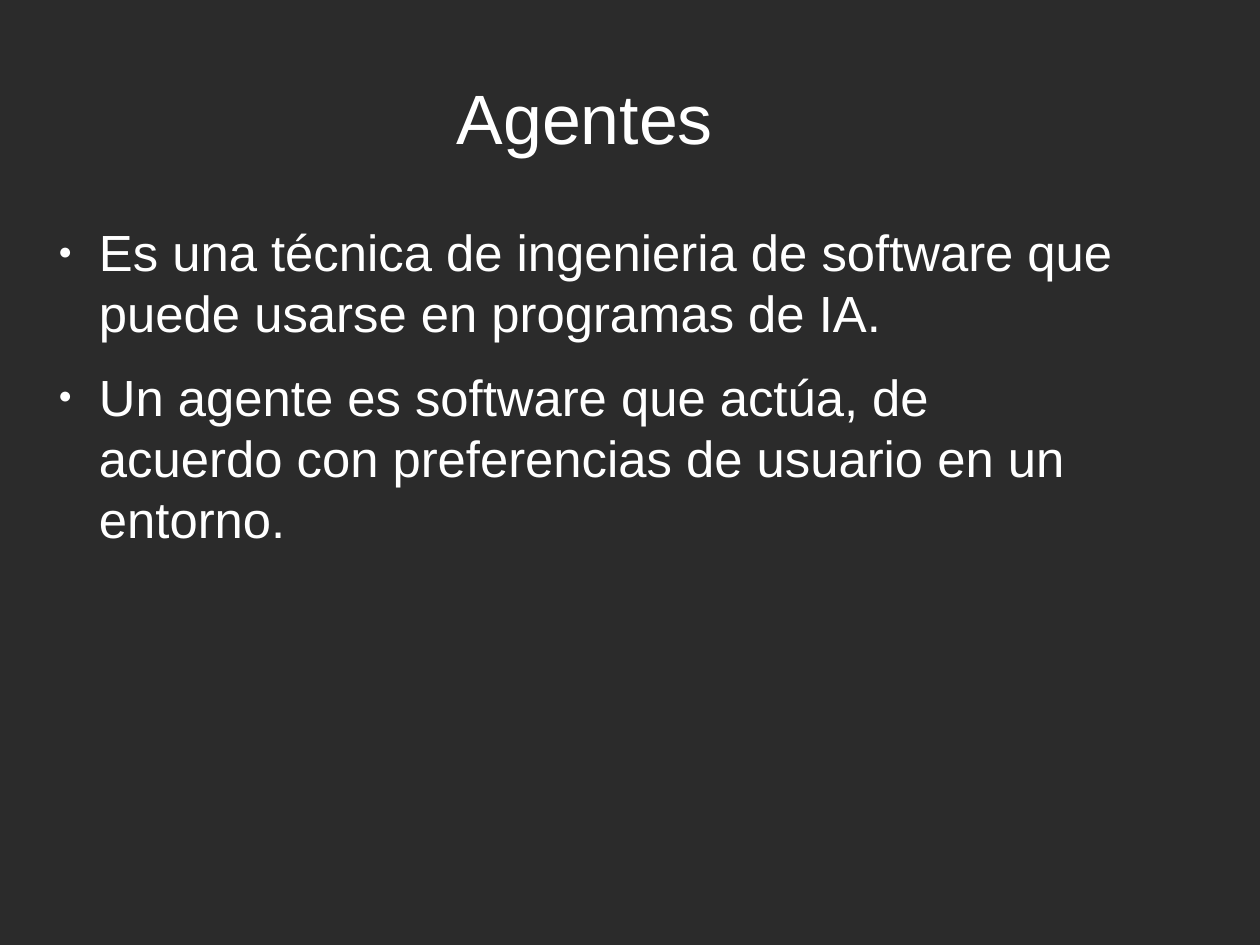
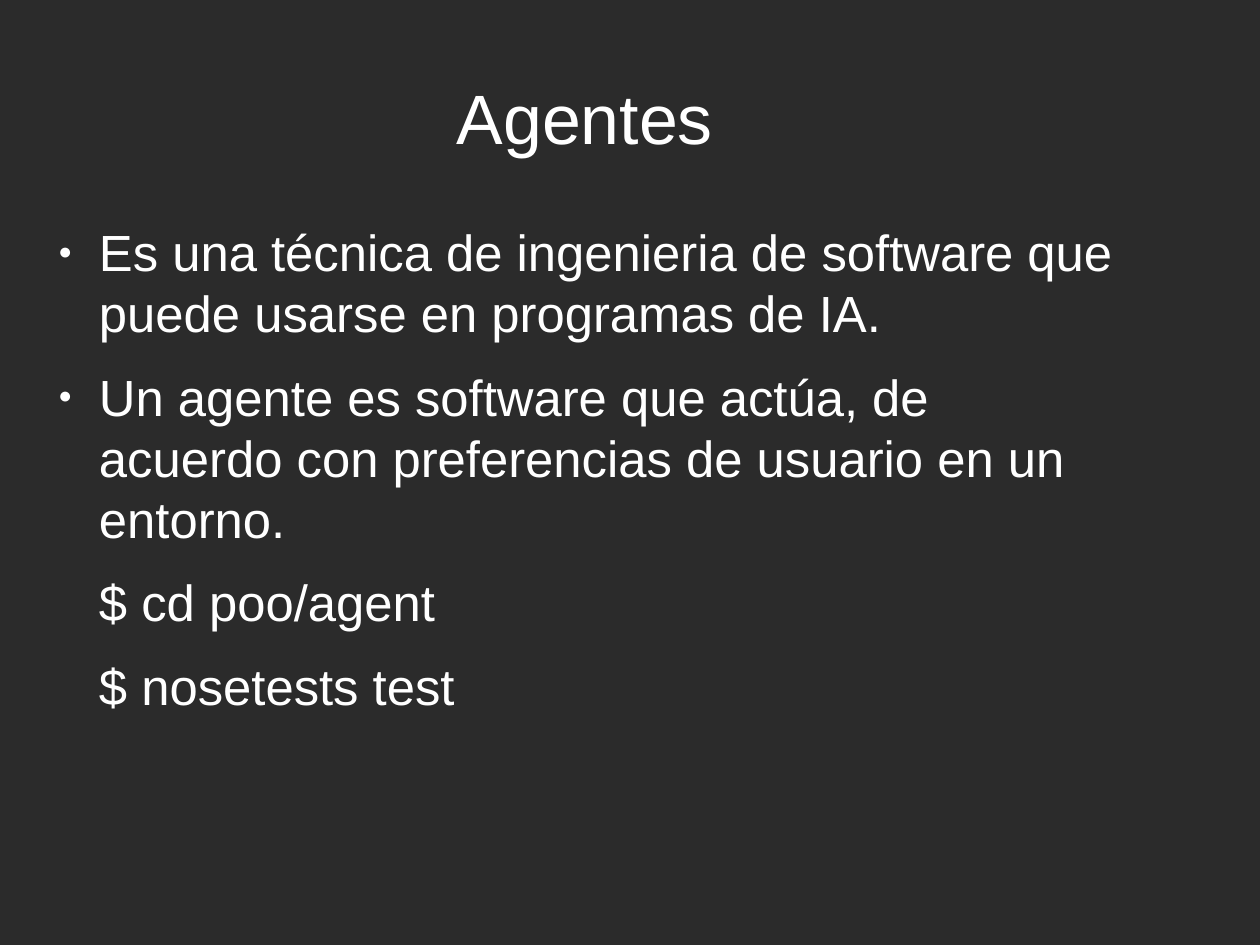
Before and after one commit to davidam/python-examples, a slide deck: slide 4 of presentations/ia-python.odp. Drawn at 1260x945 pixels with LibreOffice and Linux fonts; fonts in the diff are those of the drawing; background and template pictures are left out; a plain dark background stands for a picture behind light text. Boxes give left, top, right and bottom in pixels: in the first picture for what was removed or moved away, otherwise in the second. Text is boxed around its words. In the diff, an @@ line names an element or a change of style, - is before the commit and + after.

Commit message:
ia-python.odp: add agent example

```diff
--- a/presentations/ia-python.odp
+++ b/presentations/ia-python.odp
@@ text at <box>141,584,455,706</box>: paragraphs added @@
+$ cd poo/agent
+$ nosetests test
```
